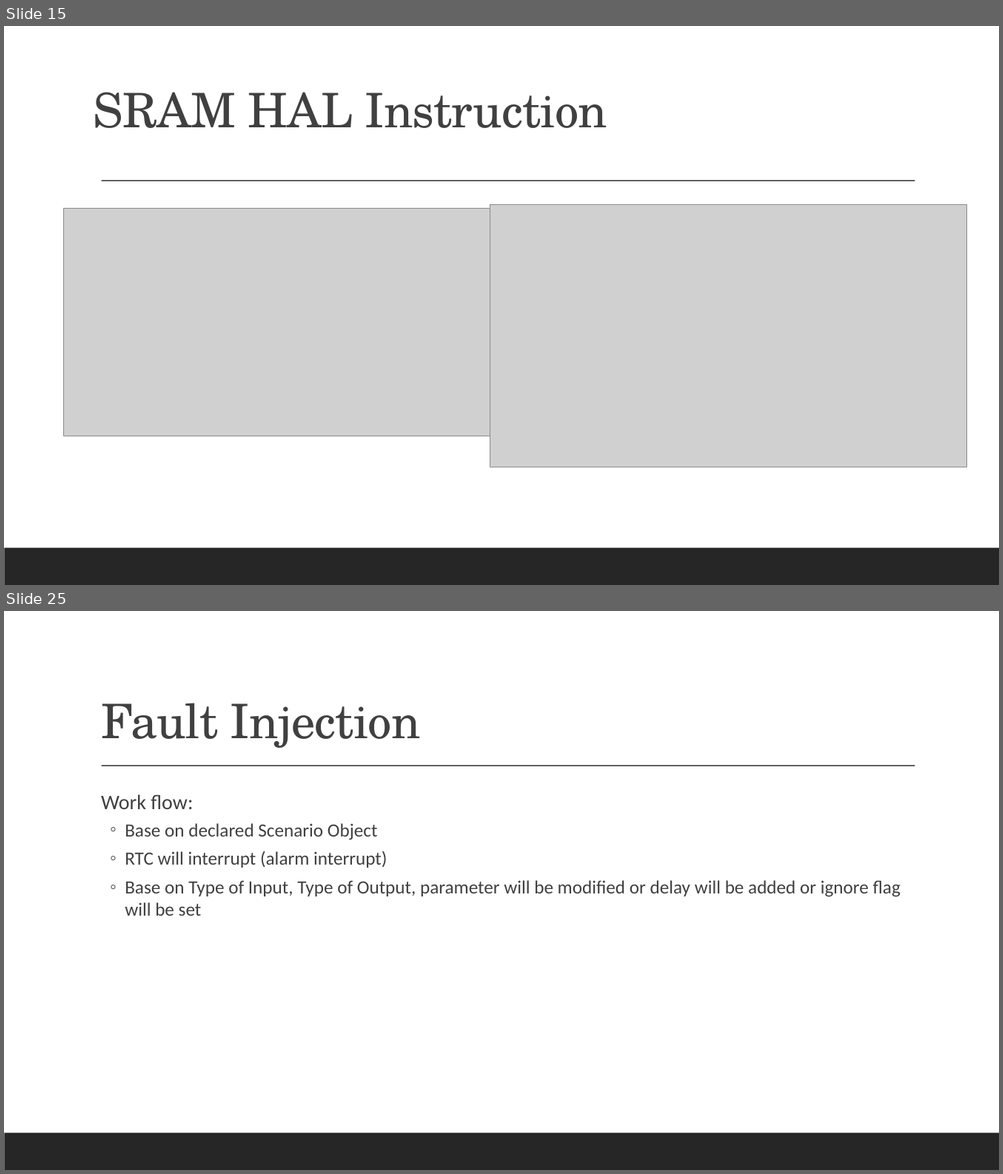
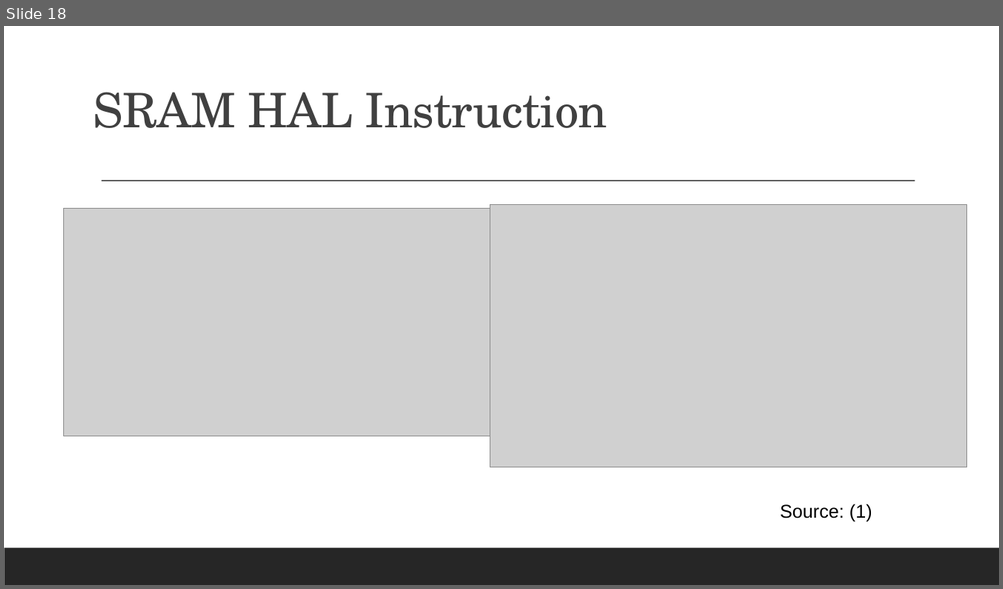
Before and after one commit to meomotminh/CAN-HAL, a slide deck: Thesis Present/PPT/Workshop 3 Presentation.odp. Shown one above the other, each under a label of ours: slides 15 and 25 before the commit, slide 18 after it; the slides between them are not shown. The pictures are 1003x1174 and 1003x589 pixels, drawn with LibreOffice and Linux fonts; fonts in the diff are those of the drawing; grey boxes stand for pictures. Boxes give left, top, right and bottom in pixels: in the first picture for what was removed or moved away, otherwise in the second. Text is boxed around its words. In the diff, an @@ line names an element or a change of style, - is before the commit and + after.

Commit message:
ppt + fault demo

```diff
--- a/Thesis Present/PPT/Workshop 3 Presentation.odp
+++ b/Thesis Present/PPT/Workshop 3 Presentation.odp
@@ slide 25 removed at <box>4,611,999,1170</box>, background #FFFFFF; not listed: 2 template elements that a slide beside it also shows @@
@@ title removed at <box>101,703,421,748</box> @@
-Fault Injection
@@ text removed at <box>101,795,900,916</box> @@
-  Work flow:
-  ◦ Base on declared Scenario Object
-  ◦ RTC will interrupt (alarm interrupt)
-  ◦ Base on Type of Input, Type of Output, parameter will be modified or delay will be added or ignore flag will be set
@@ what was slide 15 is now slide 18 @@
@@ slide 18 changed as well @@
@@ text added at <box>780,504,872,522</box>, 18 pt, text #000000 @@
+Source: (1)
```
Also in this commit, not shown: 9 other slides changed, 12 slides added, 13 other slides removed, 7 other files.
